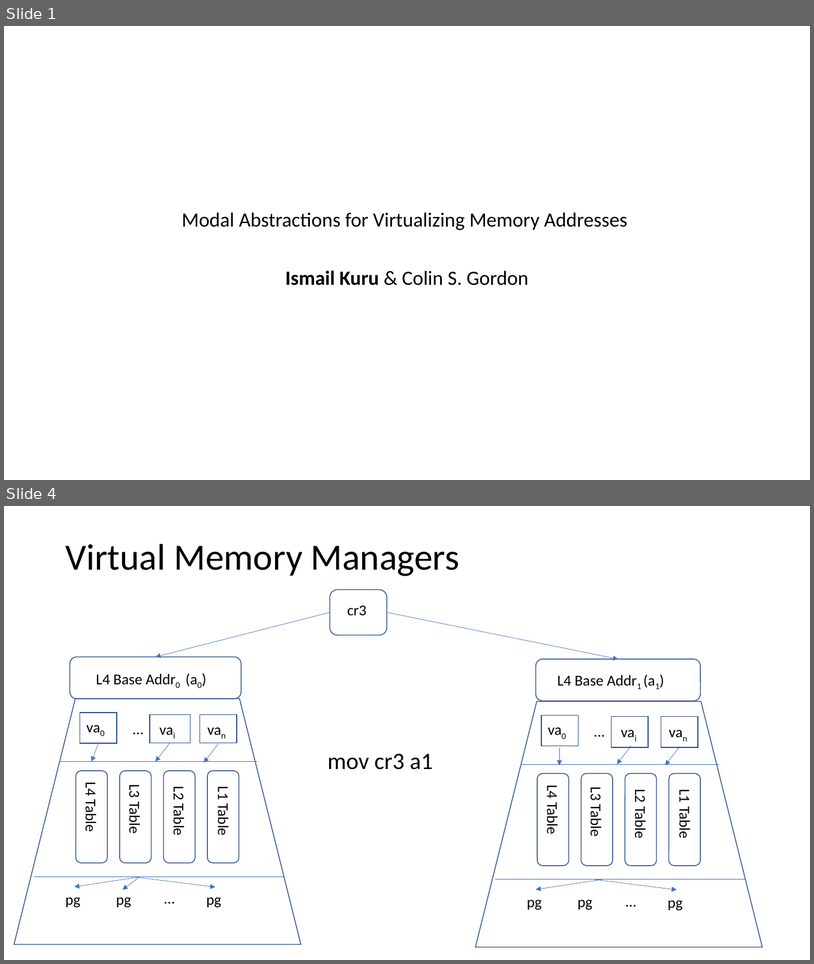
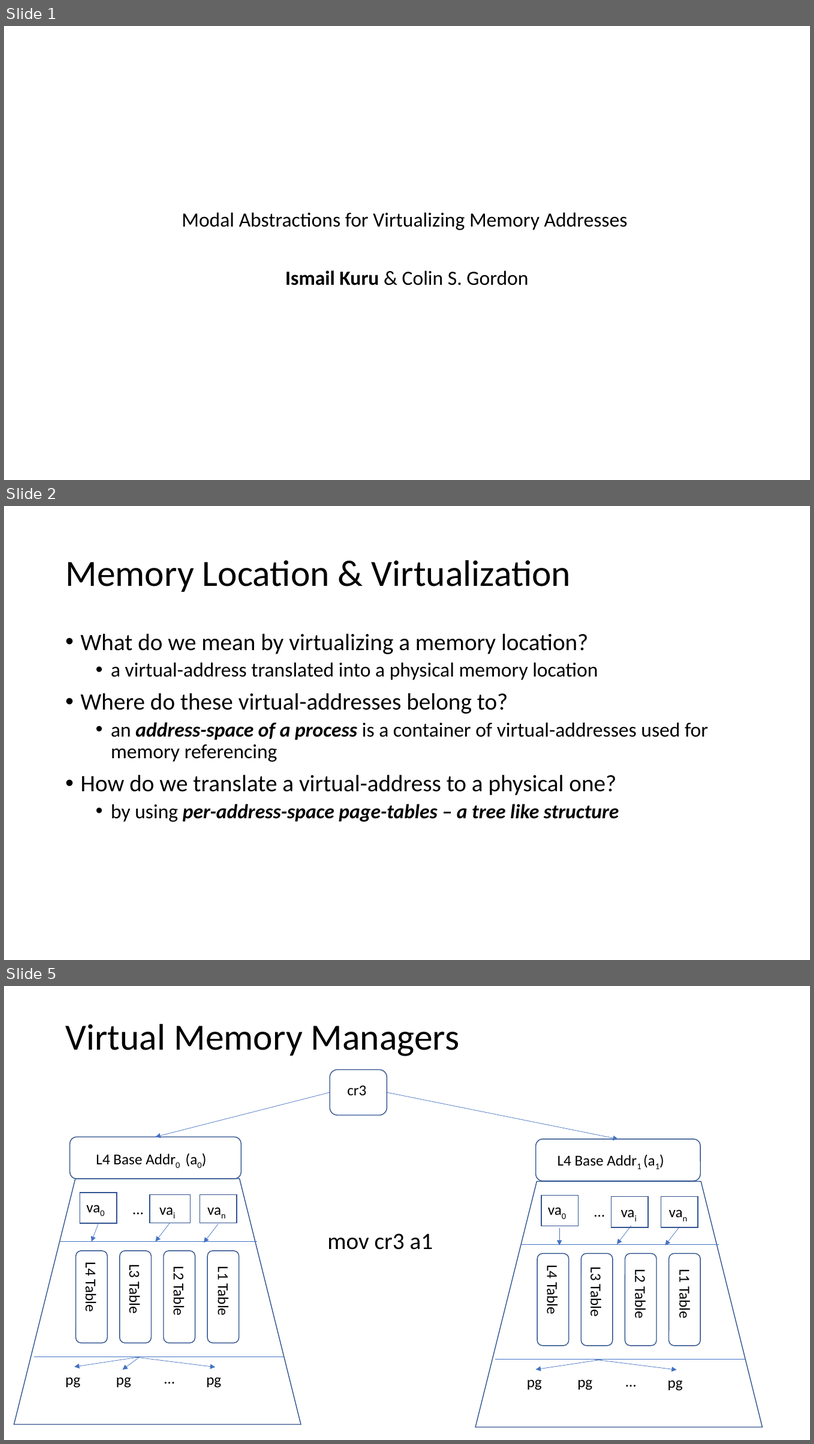
Before and after one commit to Contingent-Systems/vkern_paper, a slide deck: loca_virt_draft.pptx. Shown one above the other, each under a label of ours: slides 1 and 4 before the commit, slides 1, 2 and 5 after it; the slides between them are not shown. The pictures are 814x964 and 814x1444 pixels, drawn with LibreOffice and Linux fonts; fonts in the diff are those of the drawing. Boxes give left, top, right and bottom in pixels: in the first picture for what was removed or moved away, otherwise in the second. Text is boxed around its words. In the diff, an @@ line names an element or a change of style, - is before the commit and + after.

```diff
--- a/loca_virt_draft.pptx
+++ b/loca_virt_draft.pptx
@@ slide 2 added at <box>4,506,810,960</box>, background #FFFFFF @@
@@ title added at <box>65,560,572,592</box>, 44 pt, text #000000 @@
+Memory Location & Virtualization
@@ text added at <box>81,633,708,822</box>, 24 pt, text #000000 @@
+• What do we mean by virtualizing a memory location?
+  • a virtual-address translated into a physical memory location
+• Where do these virtual-addresses belong to?
+  • an address-space of a process is a container of virtual-addresses used for memory referencing
+• How do we translate a virtual-address to a physical one?
+  • by using per-address-space page-tables – a tree like structure
@@ what was slide 4 is now slide 5 @@
```
Also in this commit, not shown: 4 slides changed.
